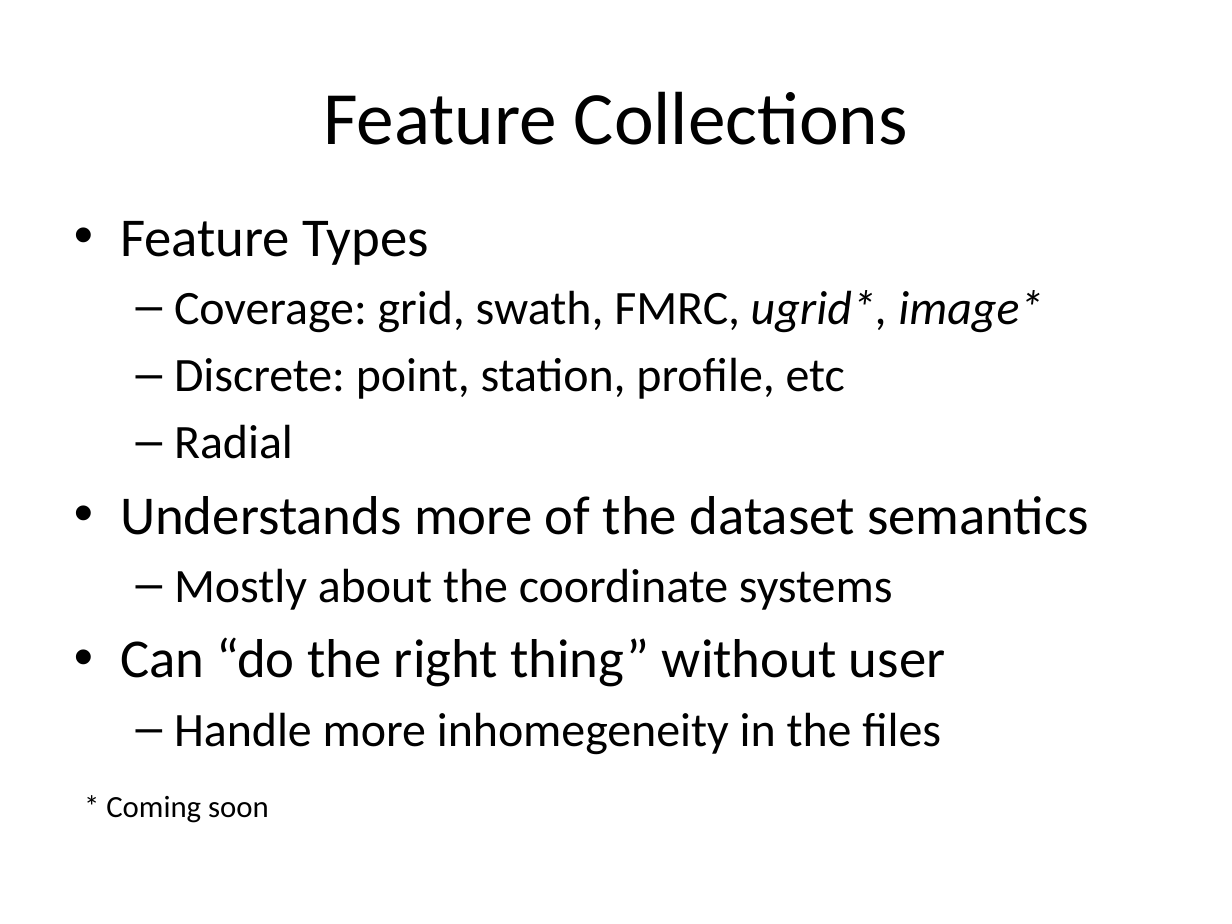
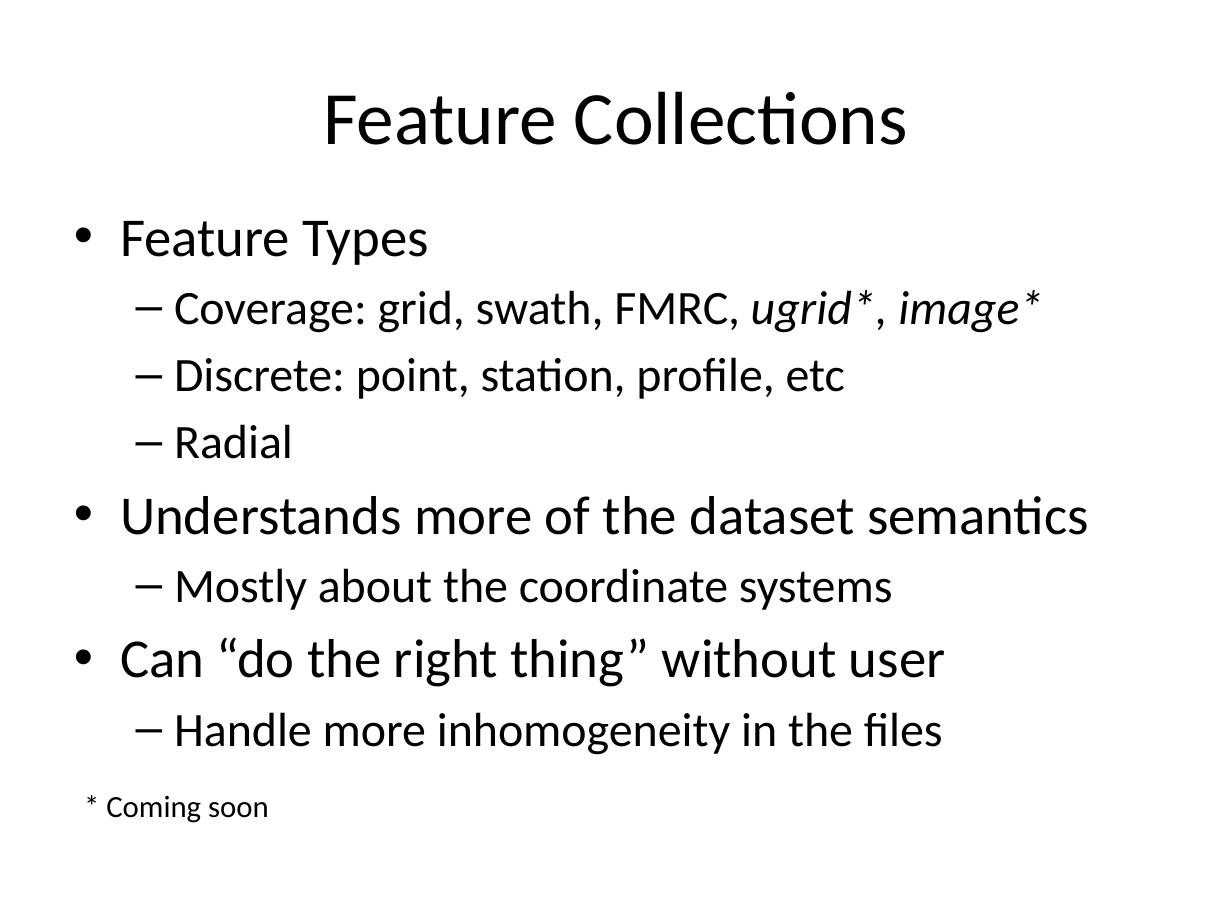
Before and after one commit to Unidata/thredds, a slide deck: slide 5 of docs/web/thredds/tech/tds4.3/tutorial/NcMLvsFeatureCollections.pptx. Drawn at 1232x924 pixels with LibreOffice and Linux fonts; fonts in the diff are those of the drawing. Boxes give left, top, right and bottom in pixels: in the first picture for what was removed or moved away, otherwise in the second. Text is boxed around its words. In the diff, an @@ line names an element or a change of style, - is before the commit and + after.

```diff
--- a/docs/web/thredds/tech/tds4.3/tutorial/NcMLvsFeatureCollections.pptx
+++ b/docs/web/thredds/tech/tds4.3/tutorial/NcMLvsFeatureCollections.pptx
@@ text at bbox=[174, 712, 943, 755]: text changed @@
-  – Handle more inhomegeneity in the files
+  – Handle more inhomogeneity in the files
```
Also in this commit, not shown: 3 other slides changed, 1 slide added, 6 other files.
